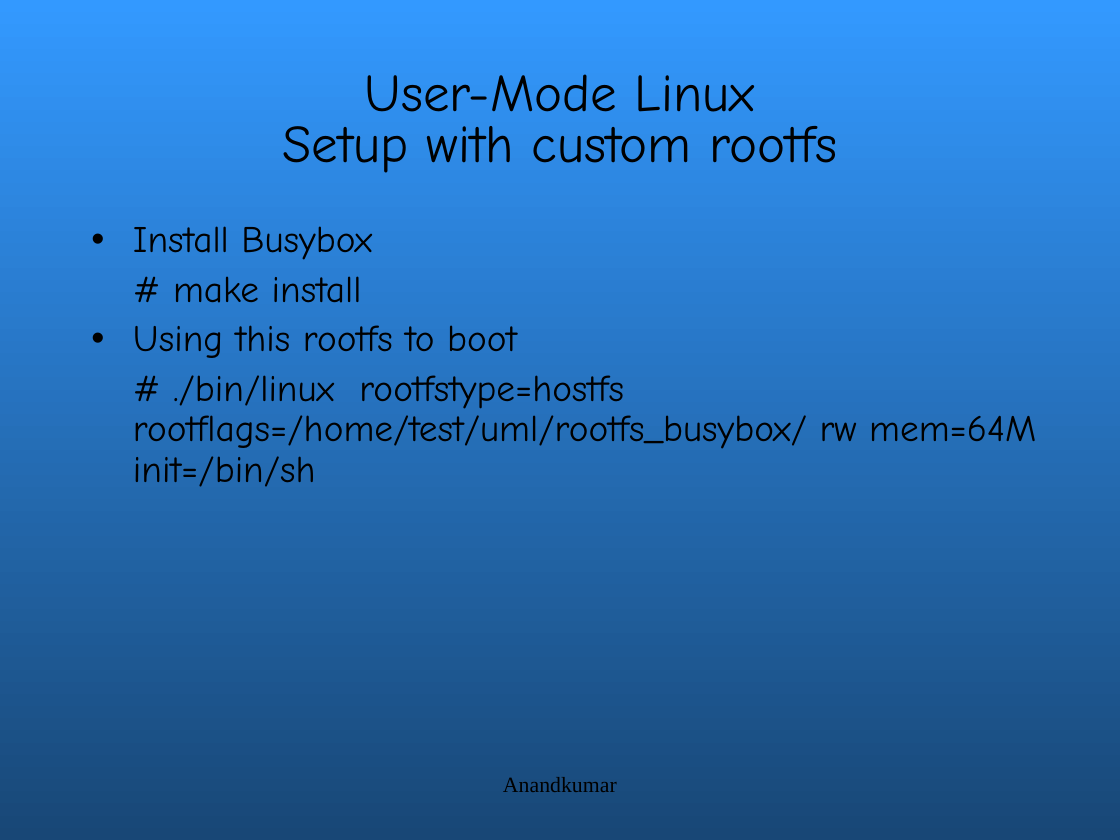
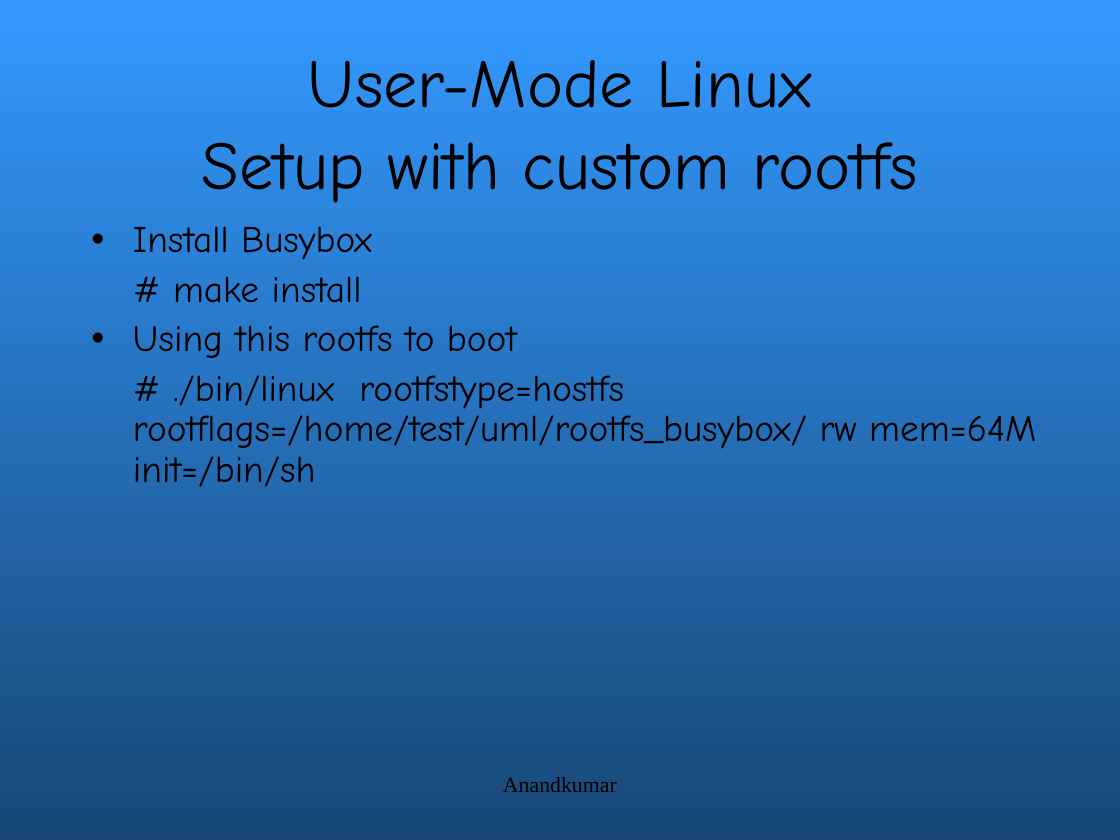
Before and after one commit to amitsagargowda/LinuxKernelDevelopment, a slide deck: slide 28 of Kernel_programming.ppt. Drawn at 1120x840 pixels with LibreOffice and Linux fonts; fonts in the diff are those of the drawing; background and template pictures are left out. Boxes give left, top, right and bottom in pixels: in the first picture for what was removed or moved away, otherwise in the second. Text is boxed around its words. In the diff, an @@ line names an element or a change of style, - is before the commit and + after.

```diff
--- a/Kernel_programming.ppt
+++ b/Kernel_programming.ppt
@@ text "User-Mode Linux Setup with custom ..." at [202, 60, 918, 203]: size 34.1 to 44 pt; line spacing 0.8 to 1 @@
```
Also in this commit, not shown: 18 other slides changed, 1 other file.
